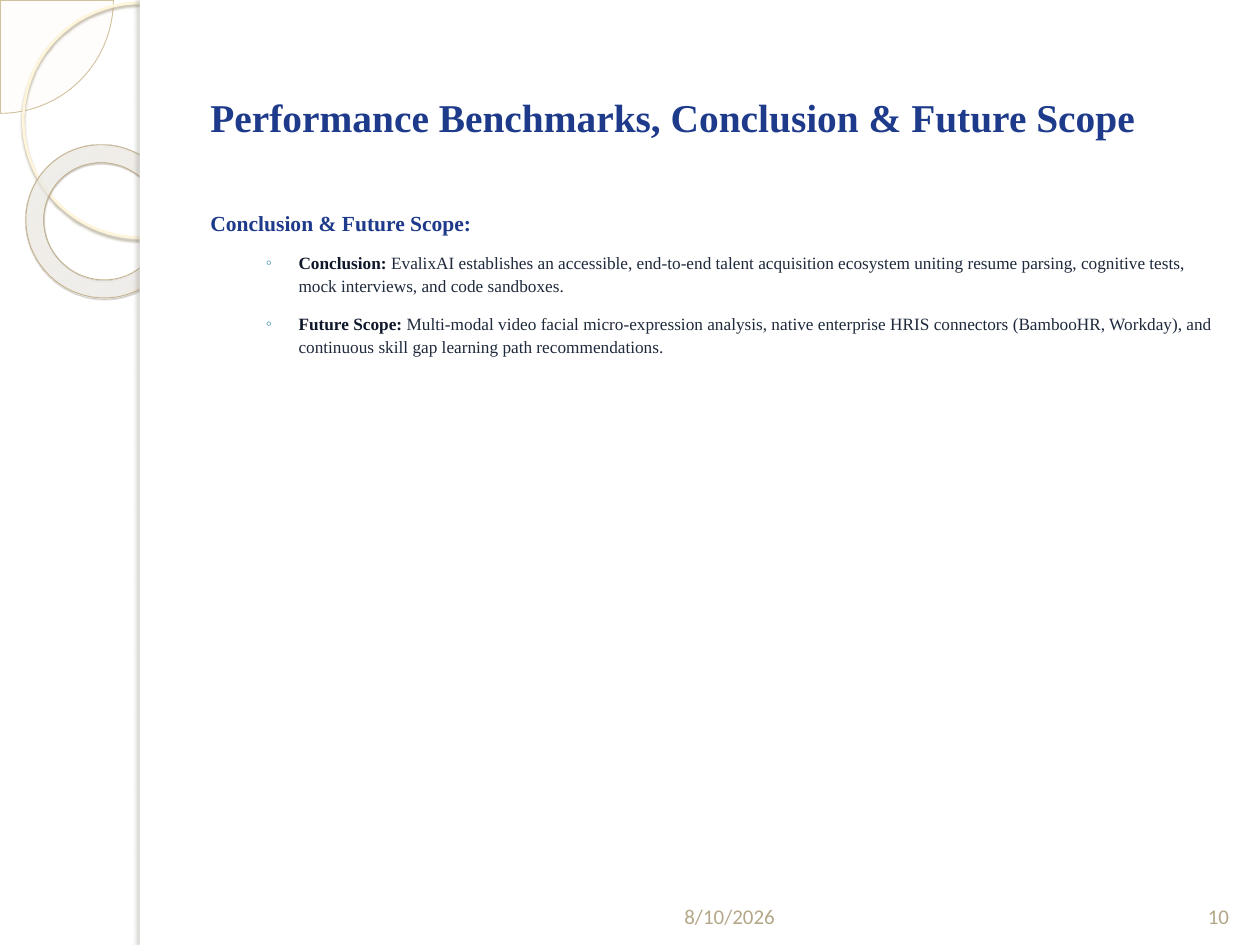
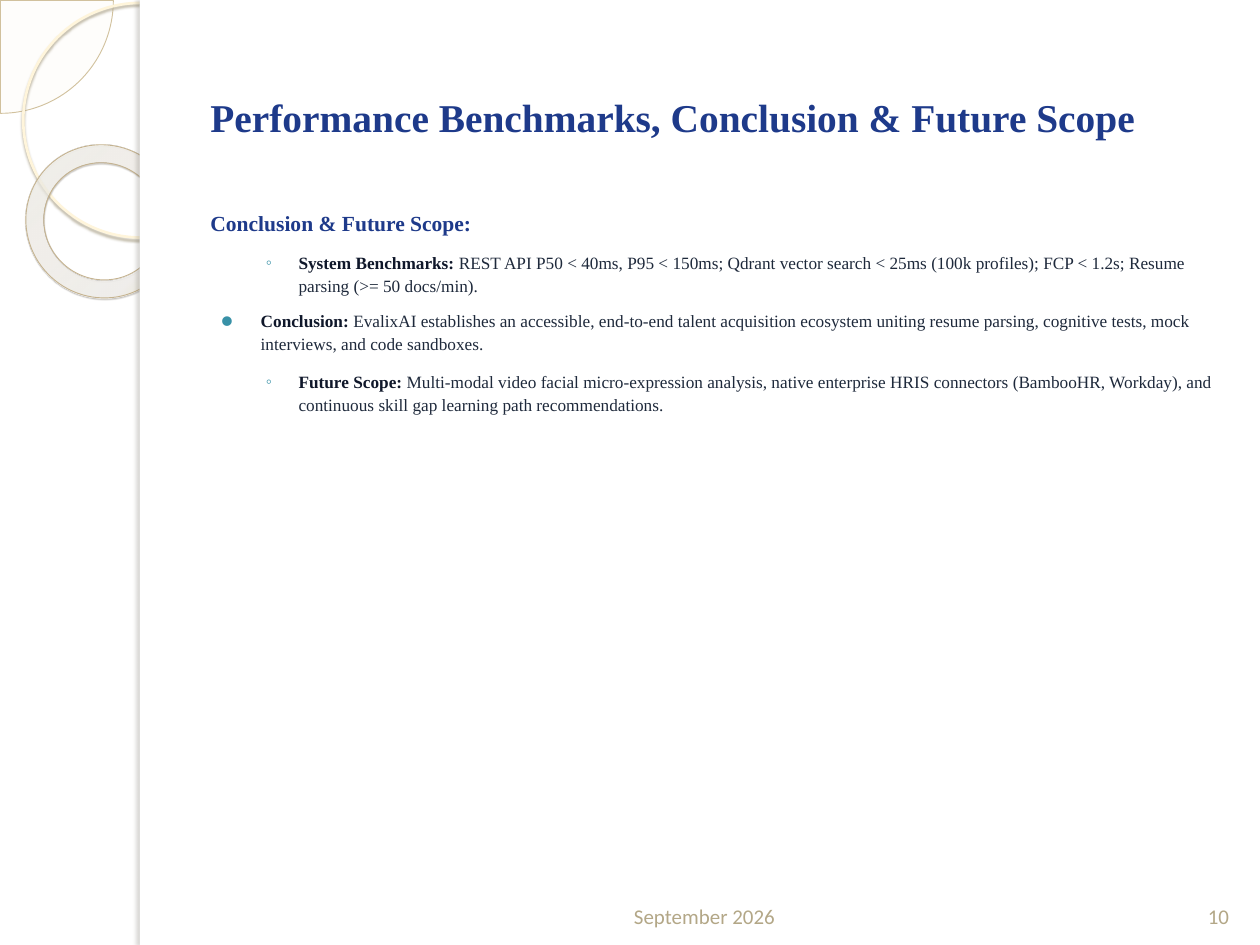
Before and after one commit to oggigachad/major-project, a slide deck: slide 10 of EvalixAI_Major_Project_Final.pptx. Drawn at 1260x945 pixels with LibreOffice and Linux fonts; fonts in the diff are those of the drawing; background and template pictures are left out. Boxes give left, top, right and bottom in pixels: in the first picture for what was removed or moved away, otherwise in the second. Text is boxed around its words. In the diff, an @@ line names an element or a change of style, - is before the commit and + after.

Commit message:
docs: align presentation slides with docs and modern asynchronous architecture

```diff
--- a/EvalixAI_Major_Project_Final.pptx
+++ b/EvalixAI_Major_Project_Final.pptx
@@ text at bbox=[299, 257, 1185, 296]: paragraph added @@
+  ◦ System Benchmarks: REST API P50 < 40ms, P95 < 150ms; Qdrant vector search < 25ms (100k profiles); FCP < 1.2s; Resume parsing (>= 50 docs/min).
@@ text at bbox=[261, 315, 1189, 353]: bullet ◦ to ⚫; list level 2 to 1 in "Conclusion: EvalixAI establishes an accessible, ..." @@
@@ text at bbox=[634, 909, 774, 928]: text changed @@
-8/10/2026
+September 2026
```
Also in this commit, not shown: 8 other slides changed.
